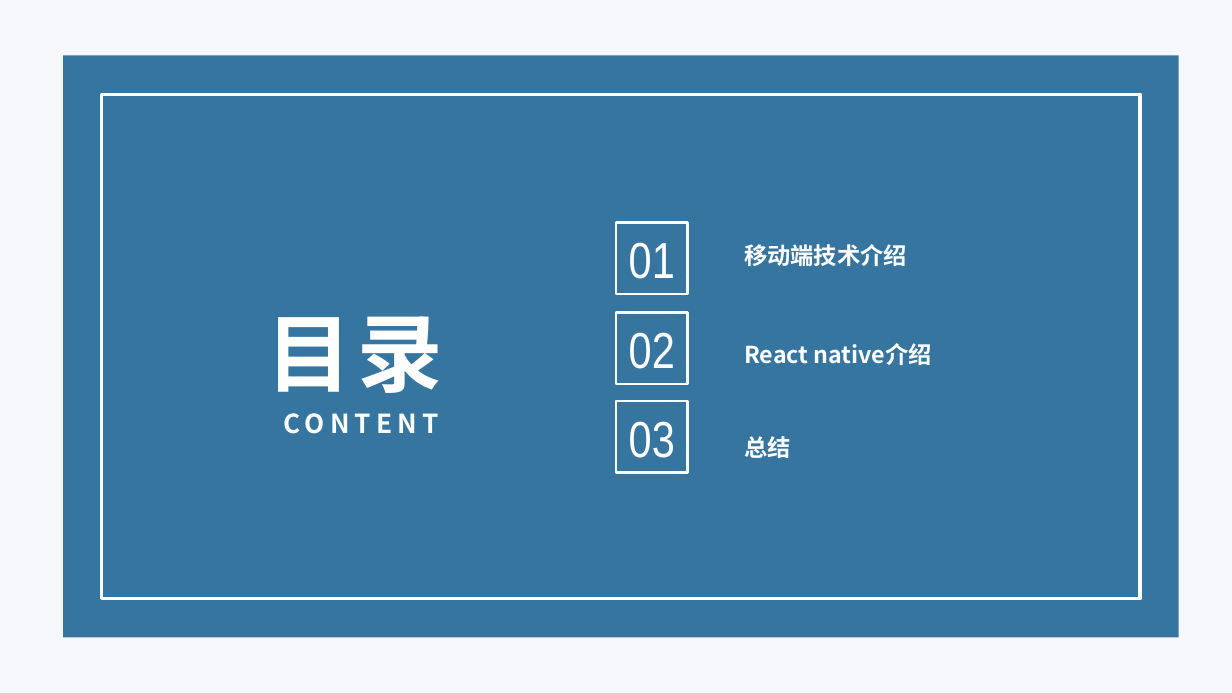
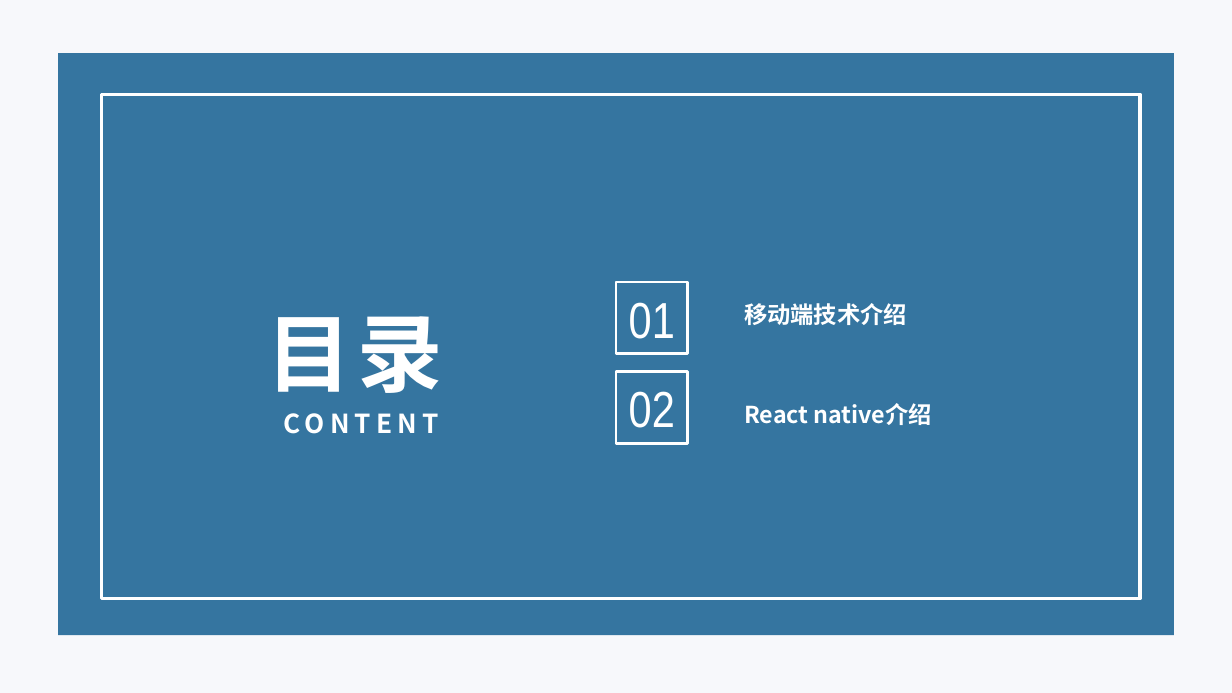
Before and after one commit to fenglipk/react-native-demo, a slide deck: slide 2 of 移动端开发分享.pptx. Drawn at 1232x693 pixels with LibreOffice and Linux fonts; fonts in the diff are those of the drawing; background and template pictures are left out; a plain dark background stands for a picture behind light text. Boxes give left, top, right and bottom in pixels: in the first picture for what was removed or moved away, otherwise in the second. Text is boxed around its words. In the diff, an @@ line names an element or a change of style, - is before the commit and + after.

```diff
--- a/移动端开发分享.pptx
+++ b/移动端开发分享.pptx
@@ rectangle: place and size @@
-rectangle at [63,55,1179,637]
+rectangle at [58,53,1174,634]
@@ 2 rounded rectangles, 2 texts: place and size @@
-2 rounded rectangles, 2 texts at [616,223,932,384]
+2 rounded rectangles, 2 texts at [616,282,932,444]
@@ rounded rectangle removed at [616,400,687,472] @@
-03
@@ text removed at [744,436,790,458] @@
-总结
```
Also in this commit, not shown: 7 other slides changed, 2 other files.
